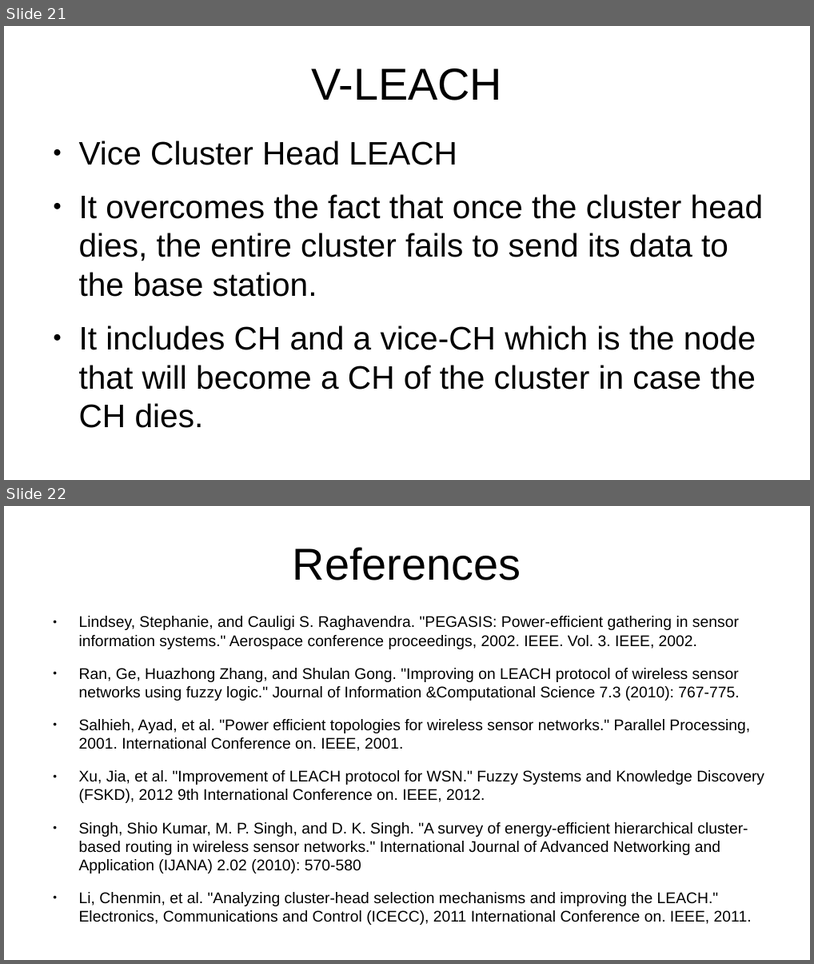
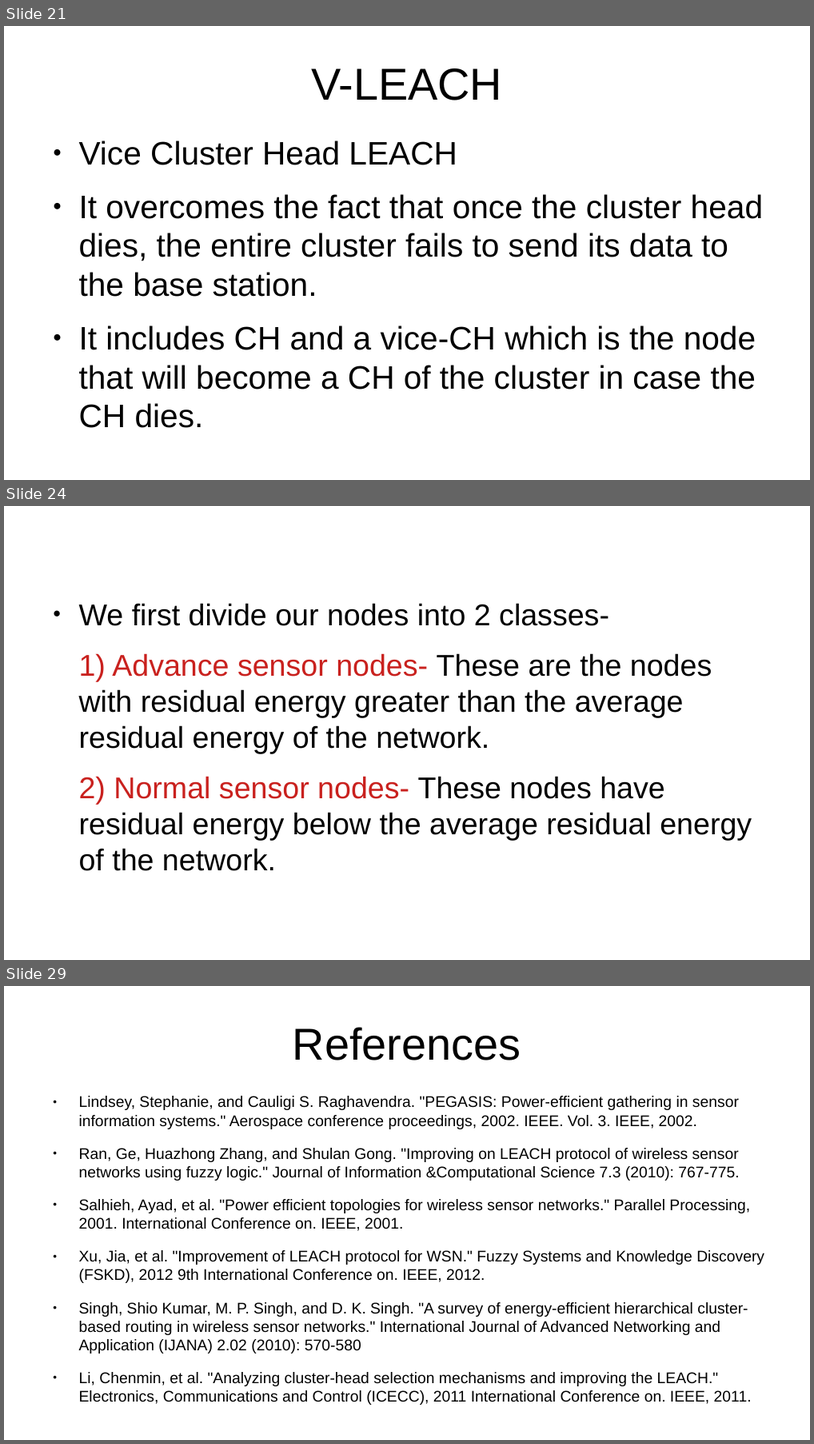
Before and after one commit to ChahatBansal8060/COL768_project, a slide deck: WSN_Presentation1.odp. Shown one above the other, each under a label of ours: slides 21 and 22 before the commit, slides 21, 24 and 29 after it; the slides between them are not shown. The pictures are 814x964 and 814x1444 pixels, drawn with LibreOffice and Linux fonts; fonts in the diff are those of the drawing. Boxes give left, top, right and bottom in pixels: in the first picture for what was removed or moved away, otherwise in the second. Text is boxed around its words. In the diff, an @@ line names an element or a change of style, - is before the commit and + after.

```diff
--- a/WSN_Presentation1.odp
+++ b/WSN_Presentation1.odp
@@ slide 24 added at bbox=[4, 506, 810, 960], background #FFFFFF @@
@@ text added at bbox=[79, 603, 752, 871], 29.6 pt, text #000000 @@
+● We first divide our nodes into 2 classes-
+1) Advance sensor nodes- These are the nodes with residual energy greater than the average residual energy of the network.
+2) Normal sensor nodes- These nodes have residual energy below the average residual energy of the network.
@@ what was slide 22 is now slide 29 @@
```
Also in this commit, not shown: 1 slide changed, 6 other slides added, 3 other files.
